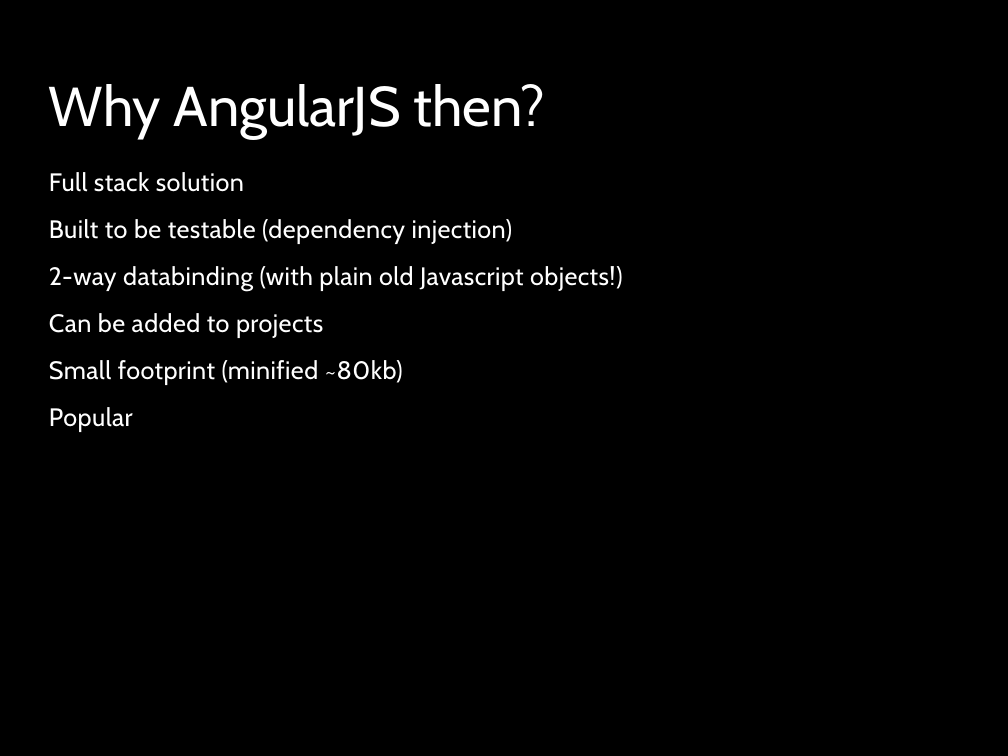
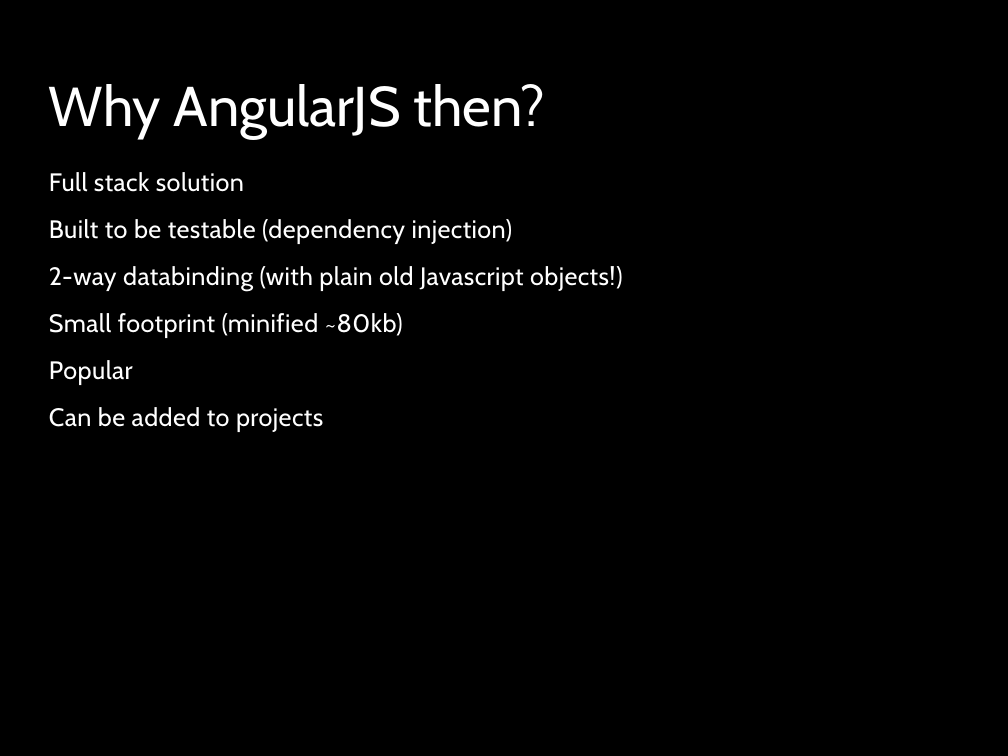
Before and after one commit to kevinkemp/Presentations, a slide deck: slide 7 of angularjs/AngularJS.pptx. Drawn at 1008x756 pixels with LibreOffice and Linux fonts; fonts in the diff are those of the drawing; background and template pictures are left out. Boxes give left, top, right and bottom in pixels: in the first picture for what was removed or moved away, otherwise in the second. Text is boxed around its words. In the diff, an @@ line names an element or a change of style, - is before the commit and + after.

```diff
--- a/angularjs/AngularJS.pptx
+++ b/angularjs/AngularJS.pptx
@@ text at box(49, 313, 323, 338): paragraph removed @@
-Can be added to projects
@@ text at box(49, 407, 323, 432): paragraph added @@
+Can be added to projects
```
Also in this commit, not shown: 2 other slides changed.
